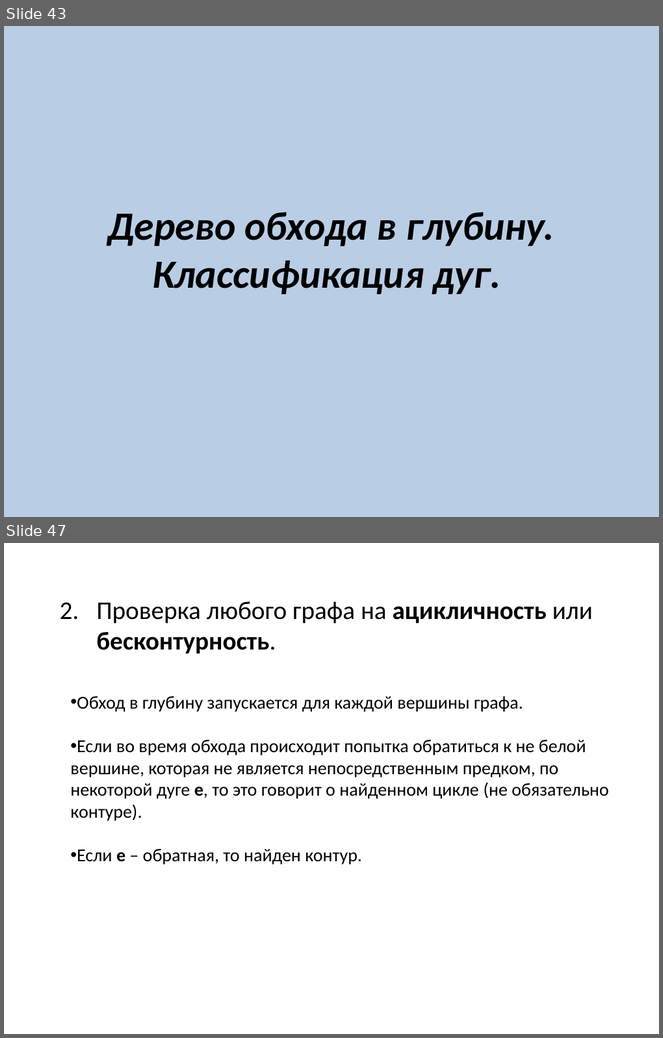
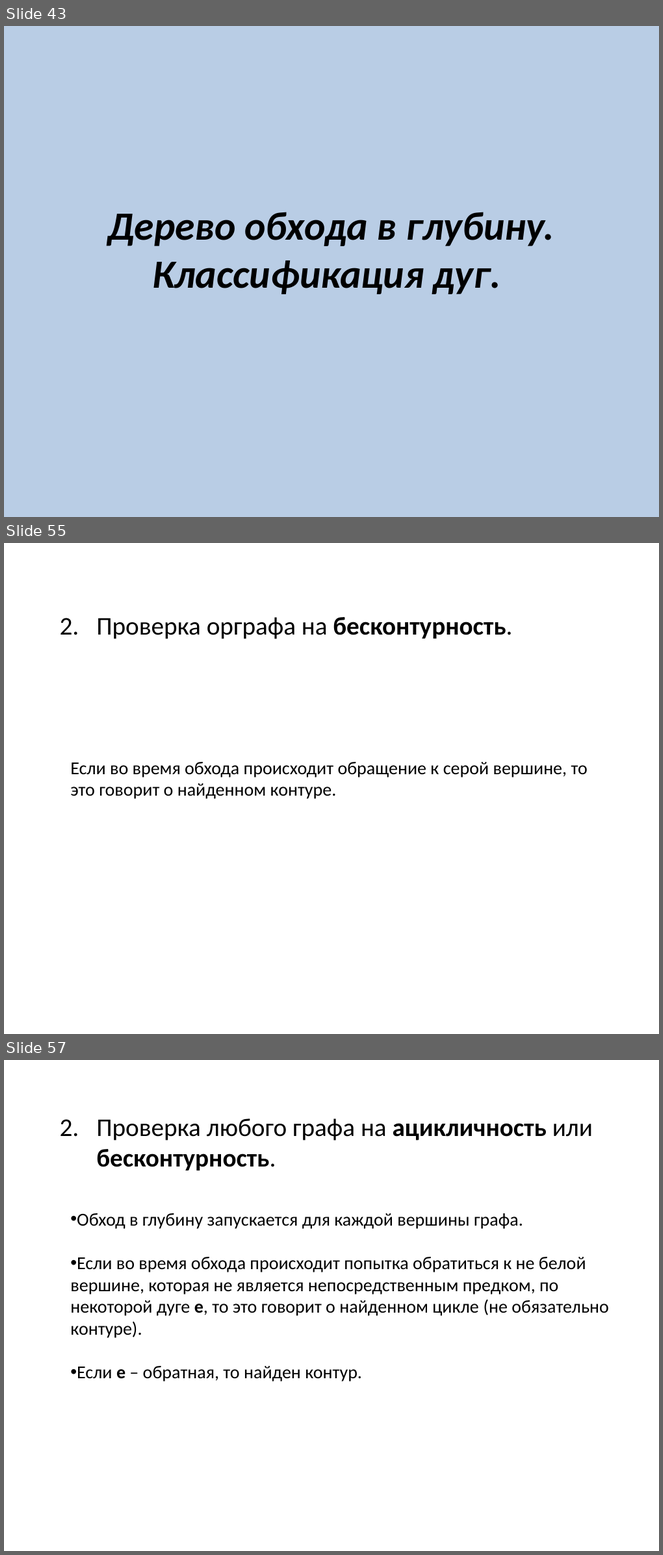
Before and after one commit to SteinbergOB/ANG, a slide deck: Презентации/Лекция 1.pptx. Shown one above the other, each under a label of ours: slides 43 and 47 before the commit, slides 43, 55 and 57 after it; the slides between them are not shown. The pictures are 663x1038 and 663x1555 pixels, drawn with LibreOffice and Linux fonts; fonts in the diff are those of the drawing. Boxes give left, top, right and bottom in pixels: in the first picture for what was removed or moved away, otherwise in the second. Text is boxed around its words. In the diff, an @@ line names an element or a change of style, - is before the commit and + after.

```diff
--- a/Презентации/Лекция 1.pptx
+++ b/Презентации/Лекция 1.pptx
@@ slide 55 added at (4,543,659,1034), background #FFFFFF @@
@@ text added at (96,617,512,639), 28 pt, text #000000 @@
+2. Проверка орграфа на бесконтурность.
@@ text added at (70,762,588,799), 20 pt, text #000000 @@
+Если во время обхода происходит обращение к серой вершине, то это говорит о найденном контуре.
@@ what was slide 47 is now slide 57 @@
```
Also in this commit, not shown: 4 slides changed, 9 other slides added, 1 other file.
